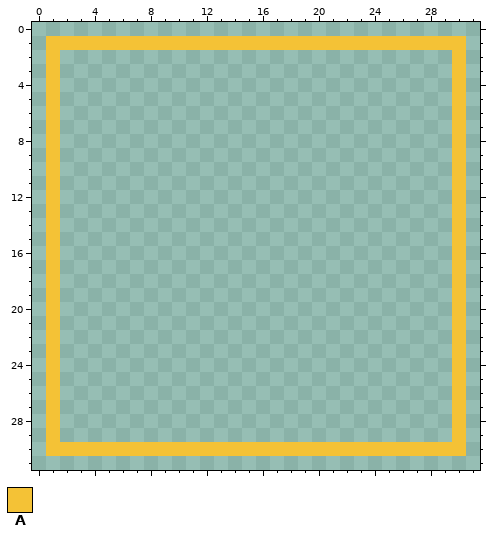
Pixel-art sprite -- assets/cursor.png. Above, as it was before the edit.
The file is 32x32 pixels. Pixels under 10% opacity are left out.
Palette (. is transparent): A #f4c236
Pixels before, first column x 1:
 1 AAAAAAAAAAAAAAAAAAAAAAAAAAAAAA
 2 A............................A
 3 A............................A
 4 A............................A
 5 A............................A
 6 A............................A
 7 A............................A
 8 A............................A
 9 A............................A
10 A............................A
11 A............................A
12 A............................A
13 A............................A
14 A............................A
15 A............................A
16 A............................A
17 A............................A
18 A............................A
19 A............................A
20 A............................A
21 A............................A
22 A............................A
23 A............................A
24 A............................A
25 A............................A
26 A............................A
27 A............................A
28 A............................A
29 A............................A
30 AAAAAAAAAAAAAAAAAAAAAAAAAAAAAA
New version:
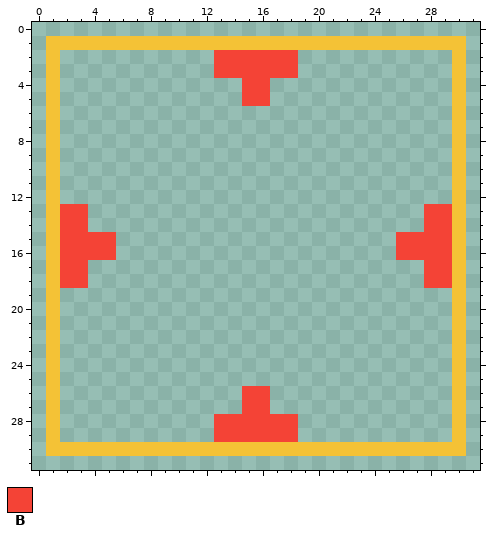
Colours new in this view: B #f44336
The commit says: made cursor more visible
Diff:
y 2..3: x 13..18 ...... -> BBBBBB
y 4..5: x 15..16 .. -> BB
y 13..14: x 2..3 .. -> BB; x 28..29 .. -> BB
y 15..16: x 2..5 .... -> BBBB; x 26..29 .... -> BBBB
y 17..18: x 2..3 .. -> BB; x 28..29 .. -> BB
y 26..27: x 15..16 .. -> BB
y 28..29: x 13..18 ...... -> BBBBBB
